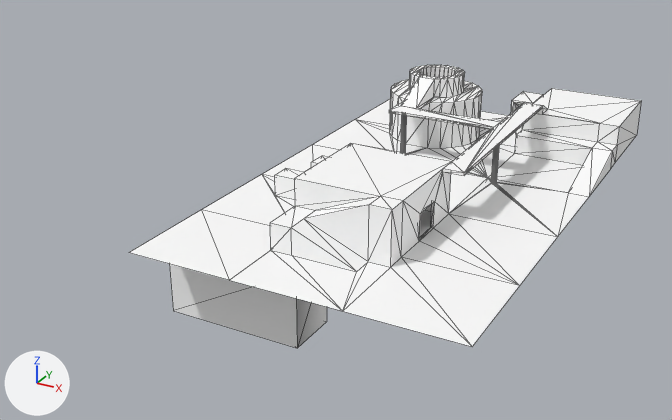
One commit to the COLLADA model Unity/Assets/Resources/Warehouse01.dae: the scene before it, then after it.
Rendered twice from a 50 mm lens placed at (28.1, -82.1, 34.0), pointed at (-13.6, -6.2, -4.0). Lighting does not change. The marker at lower left points along +X, +Y and +Z. Mesh edges are drawn as thin lines. Vertices at the same position are counted once.

In view in the first picture: 'SketchUp'.
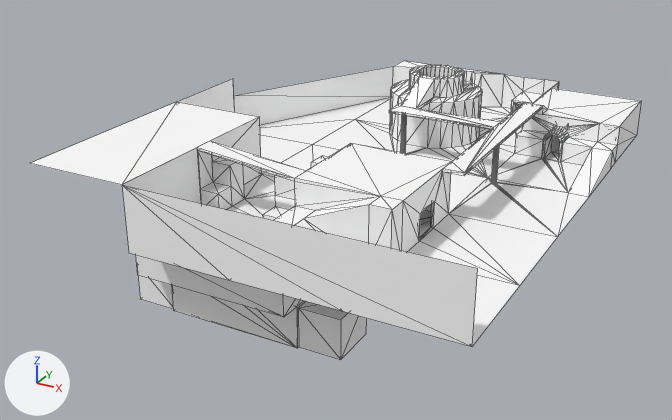
Commit message: Updated warehouse

Scene script edits in JSON lines:
```json
{"block": "me_sketchup", "where": "# used by ob_sketchup; location = (0.0, 0.0, 0.0)"}
{"op": "remove", "block": "me_sketchup", "code": "me_sketchup.from_pydata(...)  # 435 vertices, 874 faces; spans x -20.0..10.0, y -30.0..25.0, z -8.0..7.0"}
{"op": "add", "block": "me_sketchup", "code": "me_sketchup.from_pydata(...)  # 632 vertices, 1280 faces; spans x -30.0..10.0, y -30.0..25.0, z -8.0..7.0"}
{"block": "me_sketchup", "change": "me_sketchup part 1"}
{"block": "me_sketchup", "change": "2 vertices are removed from x -9.8..-7.0, y -25.0..-10.2, z -1.0..0.0"}
{"block": "me_sketchup", "change": "45 faces are deleted"}
{"block": "me_sketchup", "change": "139 vertices are added at x -30.0..10.0, y -30.0..23.0, z -8.0..6.0"}
{"block": "me_sketchup", "change": "5 new vertices lie (0.0, 0.0, 2.0) away from vertices in x -30.0..-10.0, y -22.0..0.0, z 0.0..4.0"}
{"block": "me_sketchup", "change": "5 new vertices lie (0.0, 2.0, 0.0) away from vertices in x -20.0..-10.0, y -20.0, z 0.0..6.0"}
{"block": "me_sketchup", "change": "19 new vertices lie (0.0, 0.0, 2.0) away from vertices in x -20.0..9.8, y -18.7..20.0, z 0.0..2.0"}
{"block": "me_sketchup", "change": "11 new vertices lie (0.0, 0.0, 4.0) away from vertices in x -16.6..-6.7, y -12.2..23.0, z 0.0"}
{"block": "me_sketchup", "change": "9 new vertices lie (0.0, 2.4, 0.0) away from vertices in x 3.4..4.6, y 7.8, z 2.4..2.7"}
{"block": "me_sketchup", "change": "6 new vertices lie (0.0, 2.2, 0.0) away from vertices in x 3.3..4.5, y 7.8, z 2.7..3.0"}
{"block": "me_sketchup", "change": "5 new vertices lie (2.0, 0.0, 0.0) away from vertices in x -14.5..-9.8, y -25.0..-12.2, z -4.2..4.0"}
{"block": "me_sketchup", "change": "451 new faces join them"}
```

Changed parts and their boxes [x1, y1, x2, y2] in the pictures (672 x 420 px):
```json
{"object": "SketchUp", "change": "reshaped", "before": [129, 65, 641, 348], "after": [31, 61, 641, 359], "on screen": "19% wider"}
{"part": 1, "of": "me_sketchup", "change": "built on", "before": [170, 114, 600, 348], "after": [31, 61, 600, 359]}
```
